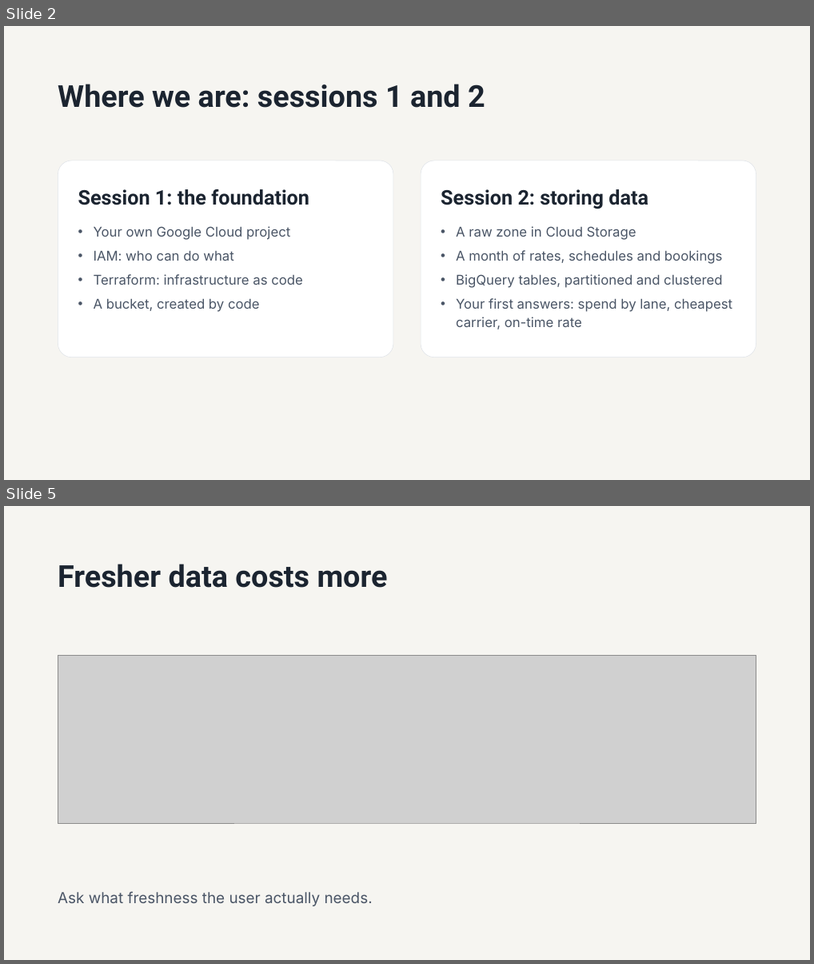
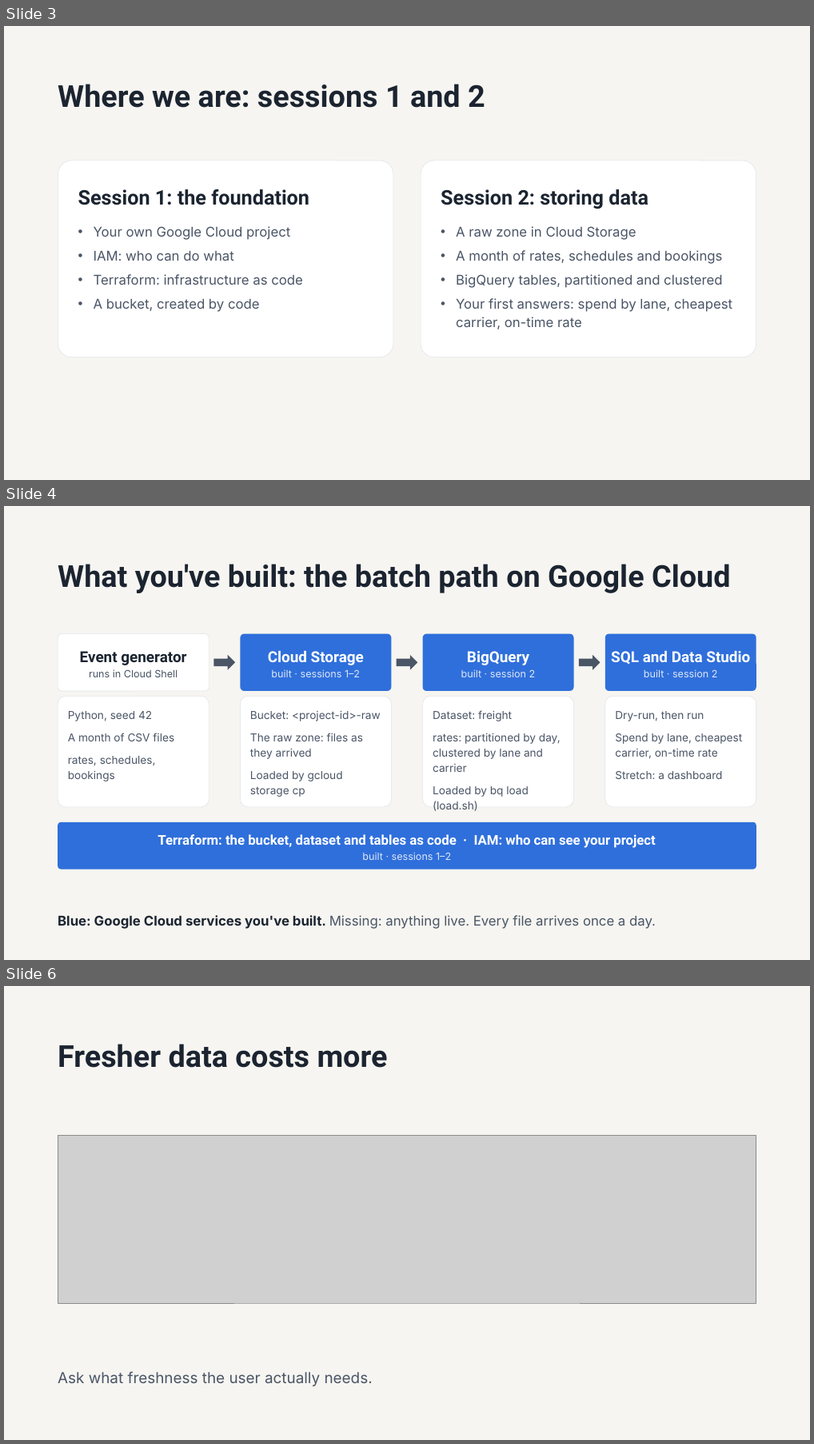
Before and after one commit to 1768SAIKUMAR/cloud-computing-srh, a slide deck: sessions/03-batch-streams-and-architecture-patterns/slides/session-03-batch-streams-and-architecture-patterns.pptx. Shown one above the other, each under a label of ours: slides 2 and 5 before the commit, slides 3, 4 and 6 after it; the slides between them are not shown. The pictures are 814x964 and 814x1444 pixels, drawn with LibreOffice and Linux fonts; fonts in the diff are those of the drawing; grey boxes stand for pictures. Boxes give left, top, right and bottom in pixels: in the first picture for what was removed or moved away, otherwise in the second. Text is boxed around its words. In the diff, an @@ line names an element or a change of style, - is before the commit and + after.

```diff
--- a/sessions/03-batch-streams-and-architecture-patterns/slides/session-03-batch-streams-and-architecture-patterns.pptx
+++ b/sessions/03-batch-streams-and-architecture-patterns/slides/session-03-batch-streams-and-architecture-patterns.pptx
@@ slide 4 added at [4,506,810,960], background #F6F5F1 @@
@@ title added at [58,564,731,593], 36 pt, text #1B2430, bold @@
+What you've built: the batch path on Google Cloud
@@ group added at [58,634,392,807]: 4 rounded rectangles, 4 texts, 1 right arrow @@
+Event generator
+runs in Cloud Shell
+Python, seed 42
+A month of CSV files
+rates, schedules, bookings
+Cloud Storage
+built · sessions 1–2
+Bucket: <project-id>-raw
+The raw zone: files as they arrived
+Loaded by gcloud storage cp
@@ group added at [397,634,757,811]: 4 rounded rectangles, 4 texts, 2 right arrows @@
+BigQuery
+built · session 2
+Dataset: freight
+rates: partitioned by day, clustered by lane and carrier
+Loaded by bq load (load.sh)
+SQL and Data Studio
+built · session 2
+Dry-run, then run
+Spend by lane, cheapest carrier, on-time rate
+Stretch: a dashboard
@@ rounded rectangle added at [58,822,757,869], fill #2F6FDB @@
@@ text added at [158,834,656,860], 16 pt, text #FFFFFF, bold @@
+Terraform: the bucket, dataset and tables as code · IAM: who can see your project
+built · sessions 1–2
@@ text added at [58,915,656,928], 16 pt, text #4A5566 @@
+Blue: Google Cloud services you've built. Missing: anything live. Every file arrives once a day.
@@ what was slide 2 is now slide 3 @@
@@ what was slide 5 is now slide 6 @@
```
Also in this commit, not shown: 1 slide changed, 2 other slides added, 1 slide removed.
